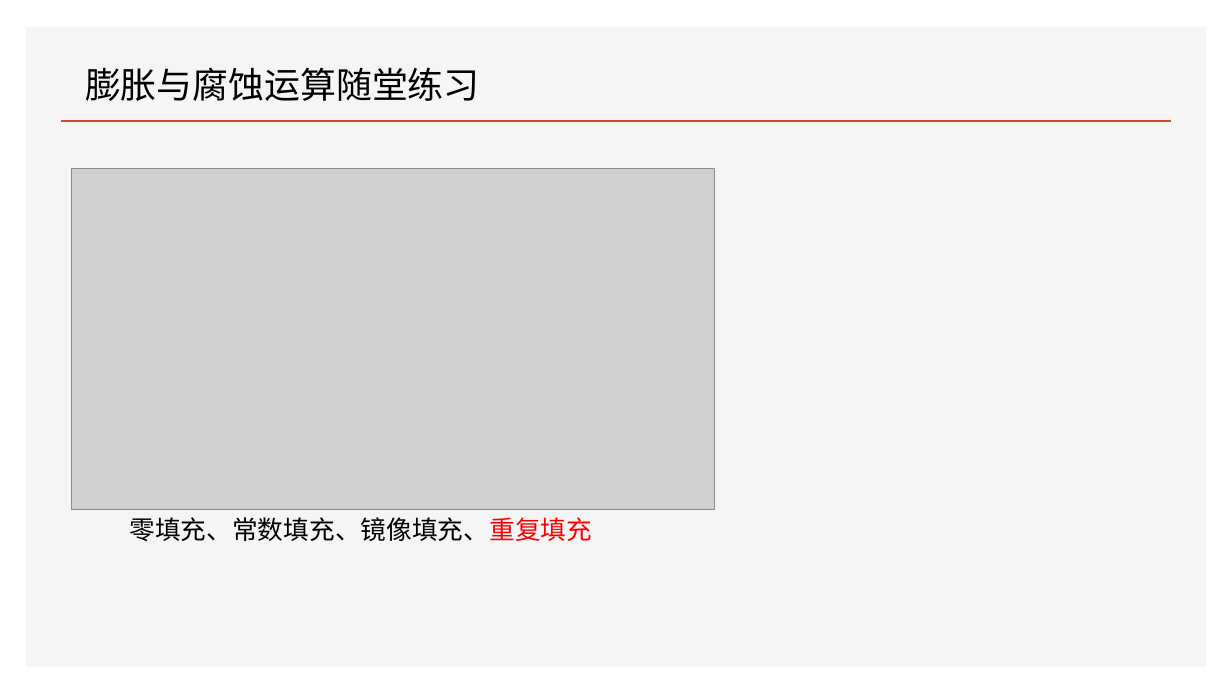
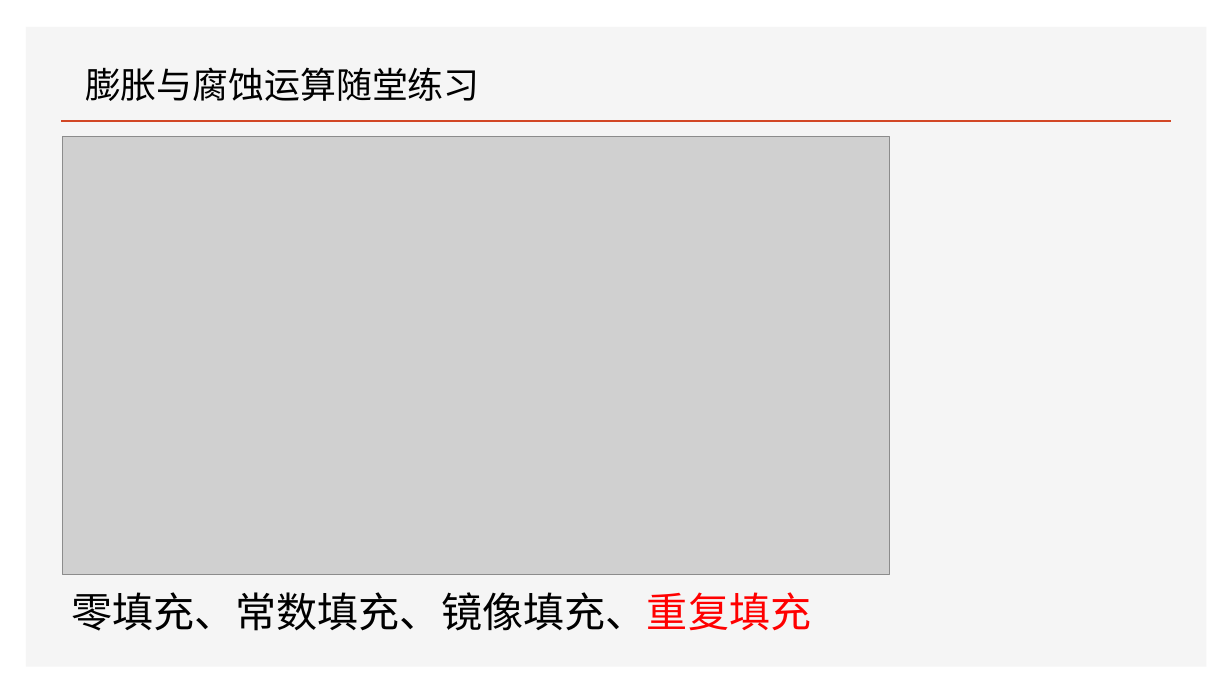
Before and after one commit to FourierAI/image-processing-resources, a slide deck: slide 21 of Lecture/lecture78/基于形态学的数字图像处理.pptx. Drawn at 1232x693 pixels with LibreOffice and Linux fonts; fonts in the diff are those of the drawing; grey boxes stand for pictures. Boxes give left, top, right and bottom in pixels: in the first picture for what was removed or moved away, otherwise in the second. Text is boxed around its words. In the diff, an @@ line names an element or a change of style, - is before the commit and + after.

```diff
--- a/Lecture/lecture78/基于形态学的数字图像处理.pptx
+++ b/Lecture/lecture78/基于形态学的数字图像处理.pptx
@@ picture: place and size @@
-picture at (71,168,714,509)
+picture at (62,137,889,575)
@@ text "零填充、常数填充、镜像填充、重复填充": place and size @@
-text "零填充、常数填充、镜像填充、重复填充" at (129,517,592,541)
+text "零填充、常数填充、镜像填充、重复填充" at (71,592,811,631)
@@ text "零填充、常数填充、镜像填充、重复填充" at (71,592,811,631): size 20 to 32 pt @@
```
Also in this commit, not shown: 33 other slides changed, 3 slides added, 1 other file.
